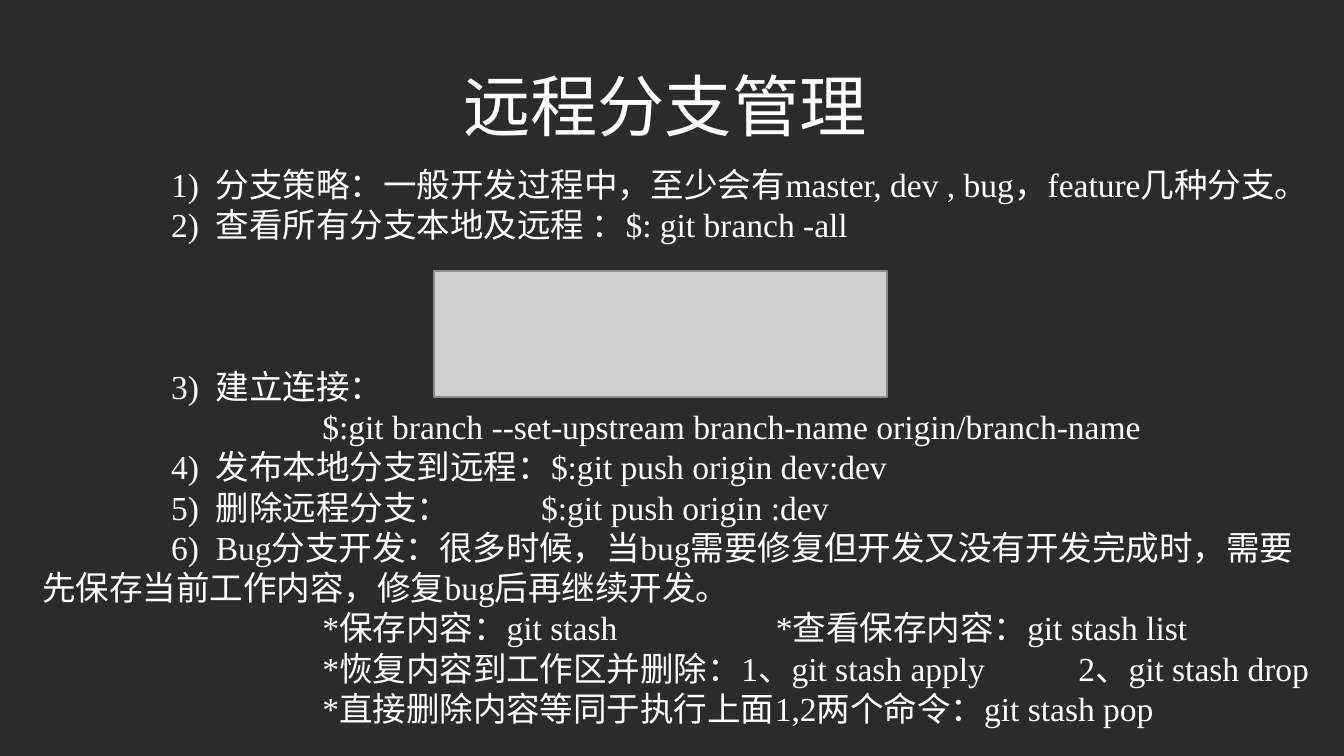
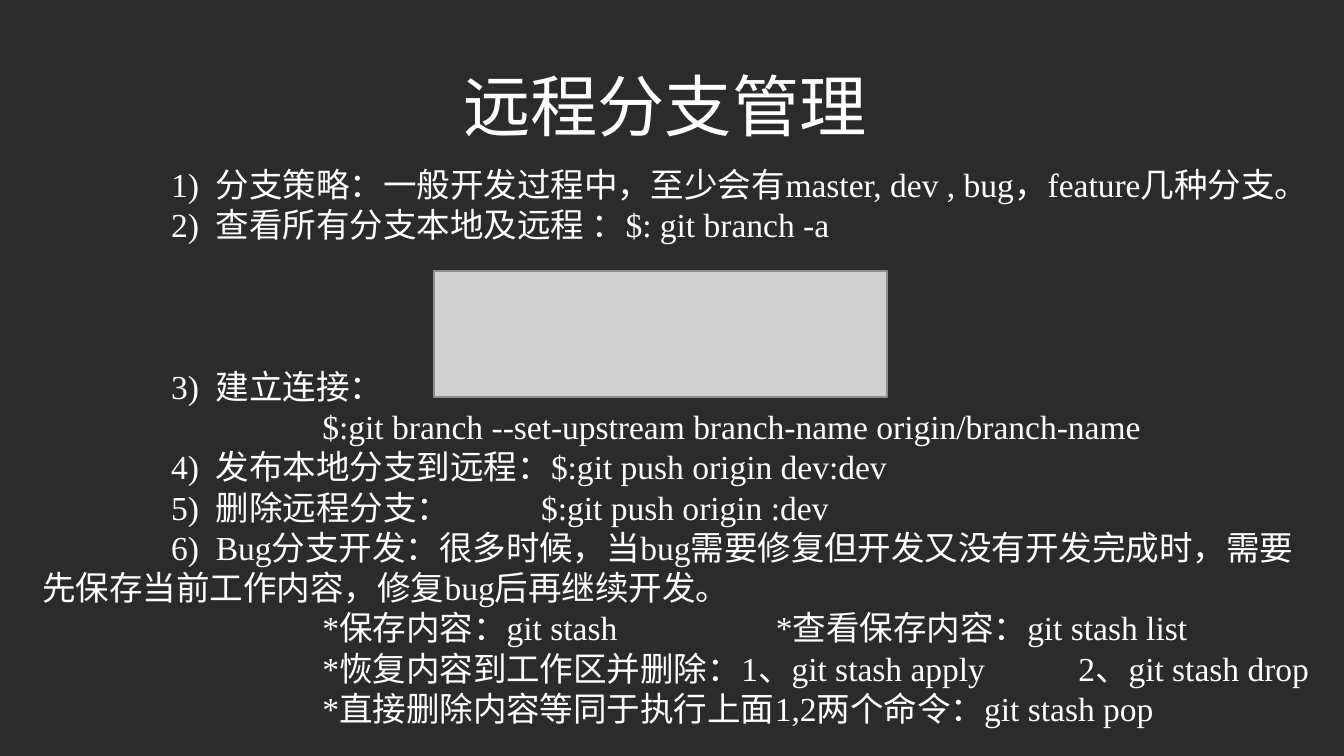
Before and after one commit to liuchangfa/workplace, a slide deck: slide 10 of training/Git/Git.ppt (slide 9 before the commit). Drawn at 1344x756 pixels with LibreOffice and Linux fonts; fonts in the diff are those of the drawing; grey boxes stand for pictures; background and template pictures are left out; a plain dark background stands for a picture behind light text. Boxes give left, top, right and bottom in pixels: in the first picture for what was removed or moved away, otherwise in the second. Text is boxed around its words. In the diff, an @@ line names an element or a change of style, - is before the commit and + after.

```diff
--- a/training/Git/Git.ppt
+++ b/training/Git/Git.ppt
@@ text at [171,208,829,244]: text changed @@
-2) 查看所有分支本地及远程 ：$: git branch -all
+2) 查看所有分支本地及远程 ：$: git branch -a
```
Also in this commit, not shown: 2 other slides changed, 8 slides added, 7 slides removed.
